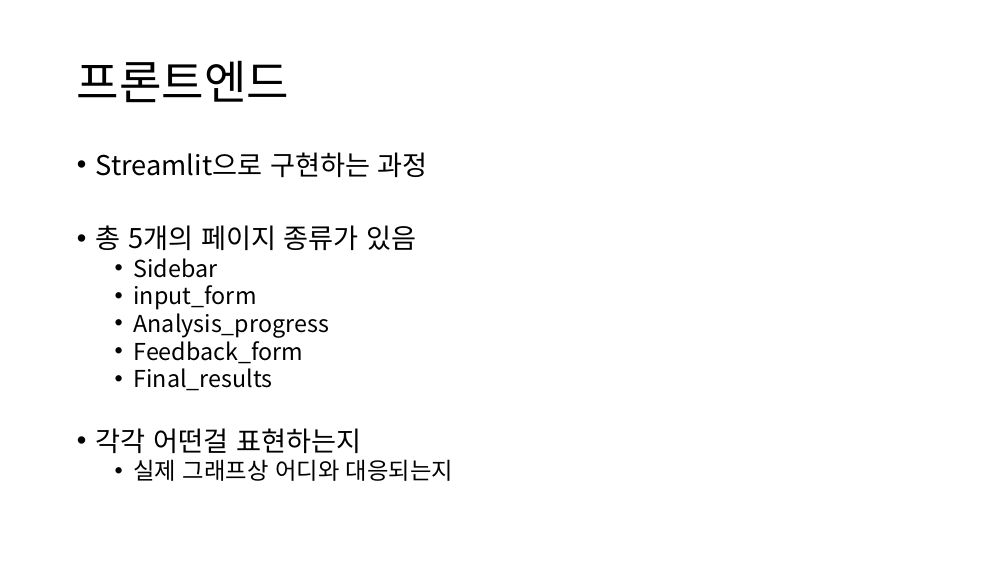
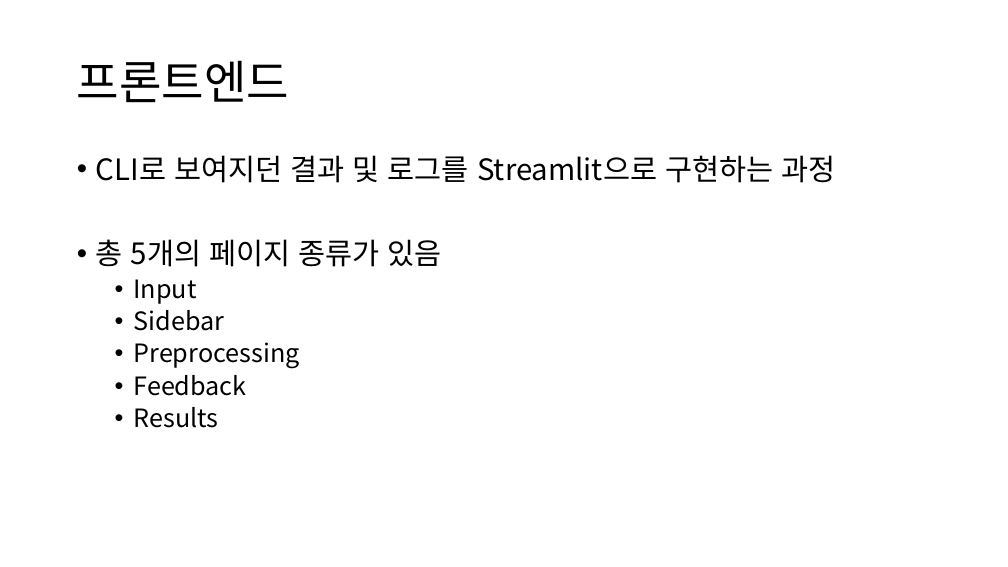
Before and after one commit to semistone97/pjt-SEO, a slide deck: slide 6 of jskim/키워드 기반 리스팅 최적화 에이전트 - 구현파트.pptx (slide 5 before the commit). Drawn at 1008x567 pixels with LibreOffice and Linux fonts; fonts in the diff are those of the drawing. Boxes give left, top, right and bottom in pixels: in the first picture for what was removed or moved away, otherwise in the second. Text is boxed around its words. In the diff, an @@ line names an element or a change of style, - is before the commit and + after.

```diff
--- a/jskim/키워드 기반 리스팅 최적화 에이전트 - 구현파트.pptx
+++ b/jskim/키워드 기반 리스팅 최적화 에이전트 - 구현파트.pptx
@@ text at [96,155,836,183]: text changed; size 25.9 to 28 pt @@
-• Streamlit으로 구현하는 과정
+• CLI로 보여지던 결과 및 로그를 Streamlit으로 구현하는 과정
@@ text at [96,239,442,331]: size 25.9 to 28 pt in "총 5개의 페이지 종류가 있음"; size 22.2 to 24 pt in "Sidebar"; line spacing 0.8 to 0.9 @@
@@ text at [134,279,197,304]: paragraph added @@
+  • Input
@@ text at [134,342,300,428]: text changed; size 22.2 to 24 pt @@
-  • input_form
-  • Analysis_progress
-  • Feedback_form
-  • Final_results
-• 각각 어떤걸 표현하는지
-  • 실제 그래프상 어디와 대응되는지
+  • Preprocessing
+  • Feedback
+  • Results
```
Also in this commit, not shown: 4 other slides changed, 5 slides added, 7 other files.
